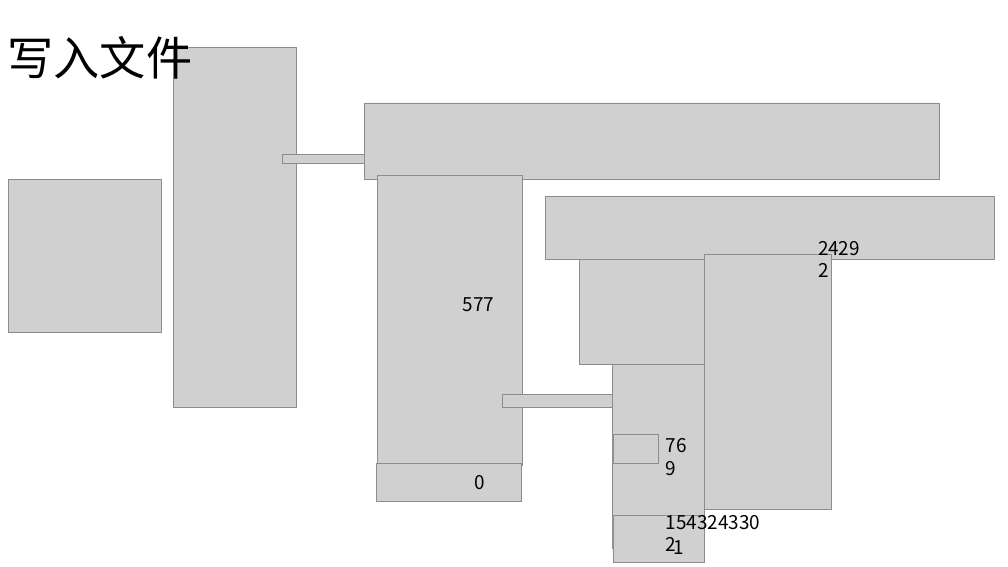
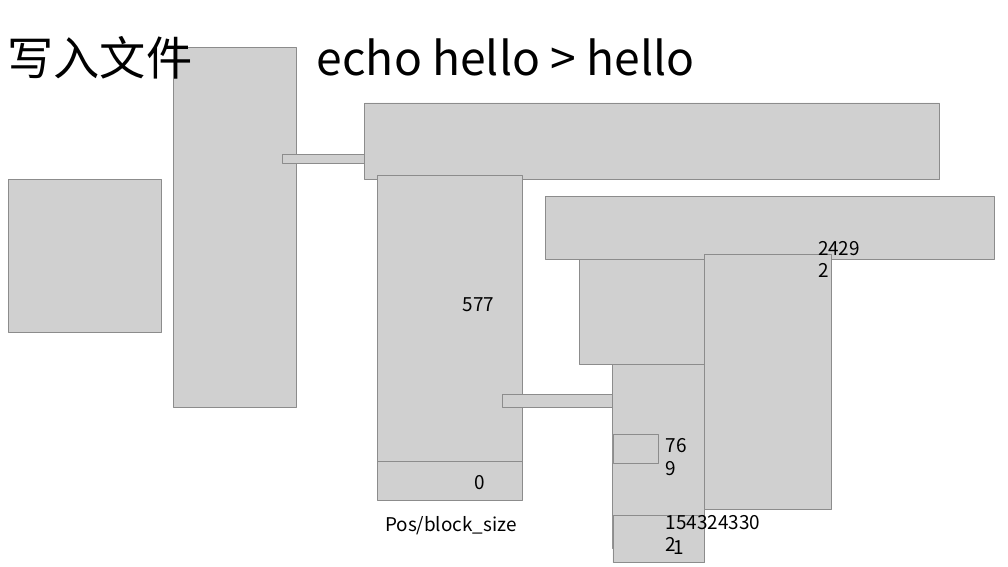
Before and after one commit to MrDuGitHub/OS, a slide deck: slide 41 of presentation/Linux0.11(四).pptx (slide 42 before the commit). Drawn at 1008x567 pixels with LibreOffice and Linux fonts; fonts in the diff are those of the drawing; grey boxes stand for pictures. Boxes give left, top, right and bottom in pixels: in the first picture for what was removed or moved away, otherwise in the second. Text is boxed around its words. In the diff, an @@ line names an element or a change of style, - is before the commit and + after.

```diff
--- a/presentation/Linux0.11(四).pptx
+++ b/presentation/Linux0.11(四).pptx
@@ title at (x1=8, y1=36, x2=695, y2=87): text changed @@
-写入文件
+写入文件 echo hello > hello
@@ text added at (x1=385, y1=516, x2=517, y2=535), 18 pt, text #000000 @@
+Pos/block_size
```
Also in this commit, not shown: 1 other slide changed, 3 slides removed, 2 other files.
